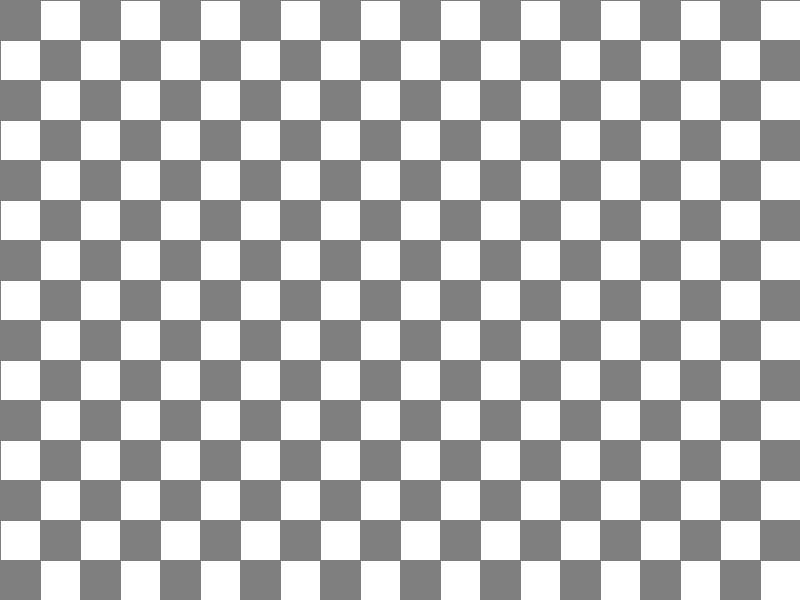
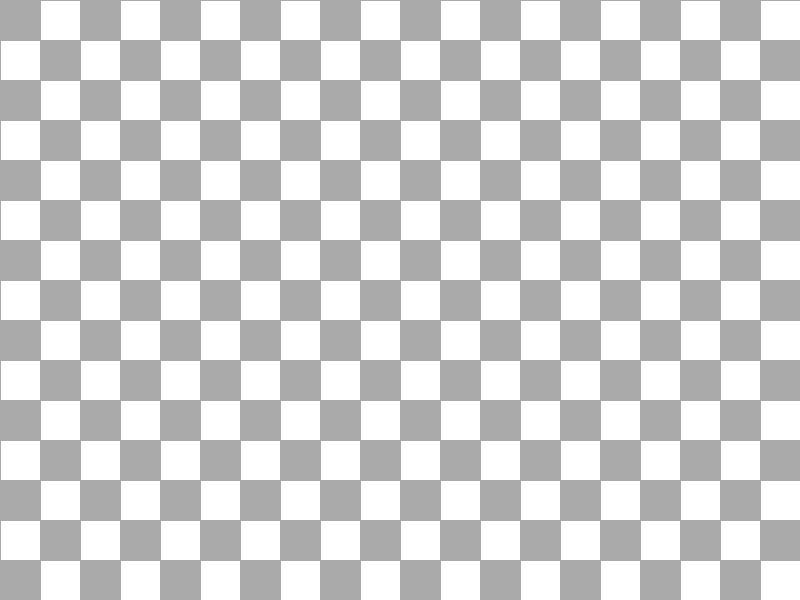
Comparing the layer stacks of the two 800 × 600 images. Changes:
painted on "New Layer" over left=0, top=0, right=800, bottom=600
